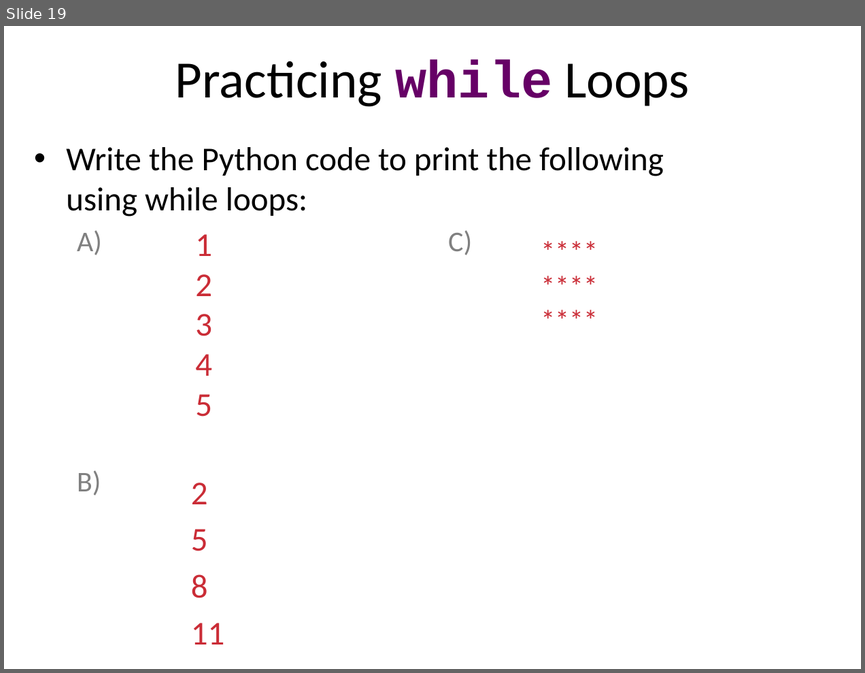
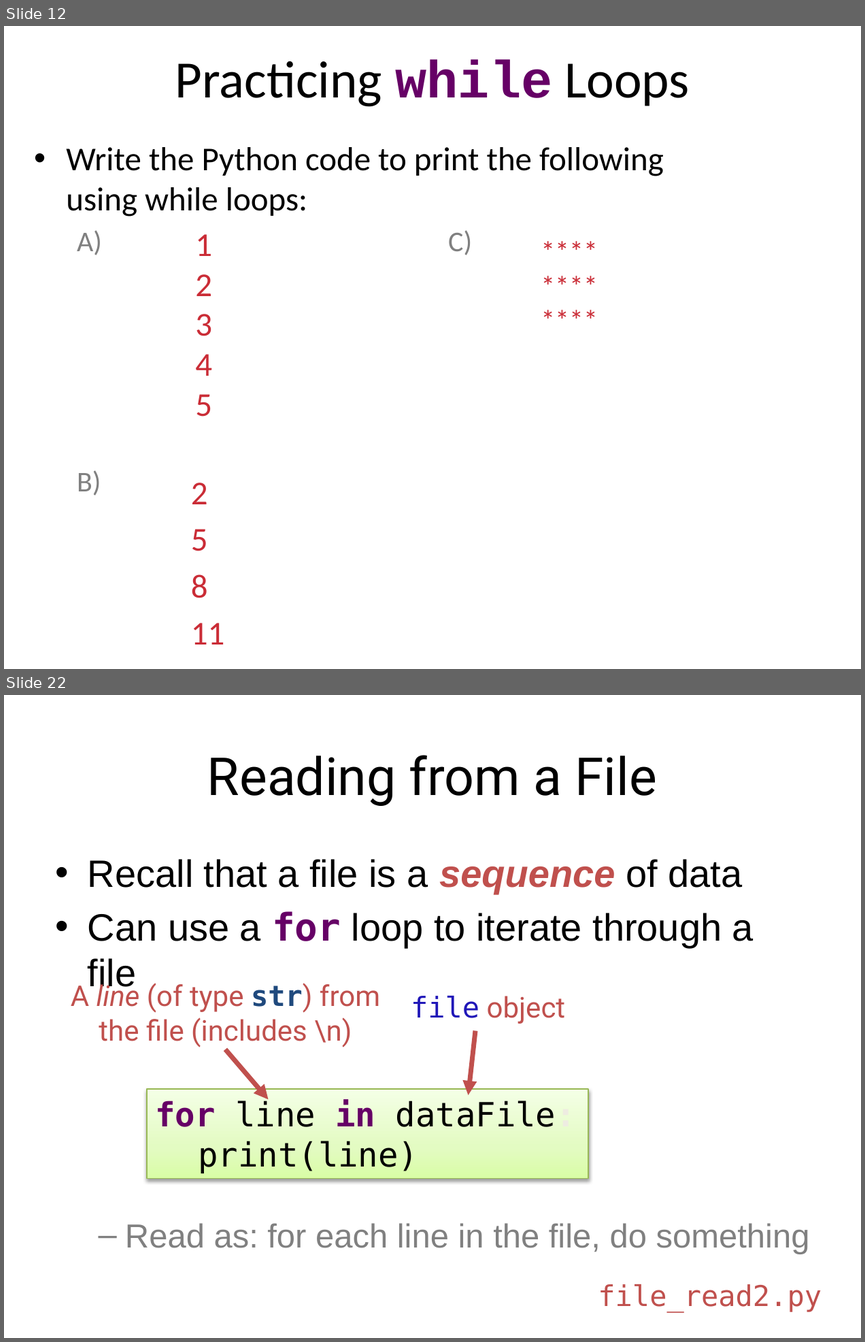
Before and after one commit to emhill/117-S15, a slide deck: src/morea/materials/14-while-loops.pptx. Shown one above the other, each under a label of ours: slide 19 before the commit, slides 12 and 22 after it; the slides between them are not shown. The pictures are 865x673 and 865x1342 pixels, drawn with LibreOffice and Linux fonts; fonts in the diff are those of the drawing. Boxes give left, top, right and bottom in pixels: in the first picture for what was removed or moved away, otherwise in the second. Text is boxed around its words. In the diff, an @@ line names an element or a change of style, - is before the commit and + after.

```diff
--- a/src/morea/materials/14-while-loops.pptx
+++ b/src/morea/materials/14-while-loops.pptx
@@ slide 22 added at [4, 695, 861, 1338], background #FFFFFF @@
@@ title added at [207, 755, 657, 806], 44 pt, text #000000 @@
+Reading from a File
@@ text added at [88, 859, 810, 1254], 32 pt, text #000000 @@
+• Recall that a file is a sequence of data
+• Can use a for loop to iterate through a file
+  – Read as: for each line in the file, do something
@@ text added at [71, 980, 380, 1047], 24 pt, text #C0504D @@
+A line (of type str) from the file (includes \n)
@@ text added at [411, 996, 566, 1023], 24 pt, text #C0504D @@
+file object
@@ arrow added from (475, 1031) to (468, 1095), #C0504D 4 pt @@
@@ arrow added from (225, 1049) to (268, 1100), #C0504D 4 pt @@
@@ rectangle added at [147, 1089, 588, 1178], fill gradient #DAFDA7 to #E4FCC2 to #F5FFE7, outline #98B955 0.75 pt, 28 pt, text #000000 @@
+for line in dataFile:
+print(line)
@@ text added at [598, 1284, 821, 1312], 24 pt, text #C0504D @@
+file_read2.py
@@ what was slide 19 is now slide 12 @@
```
Also in this commit, not shown: 10 slides changed, 23 other slides added, 8 slides removed, 26 other files.
